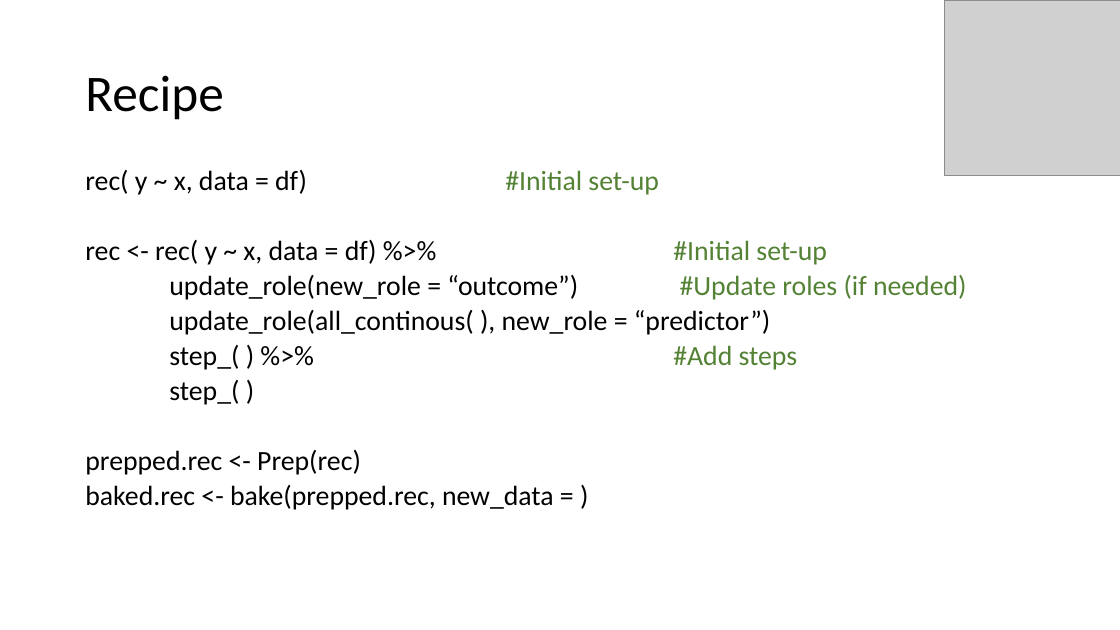
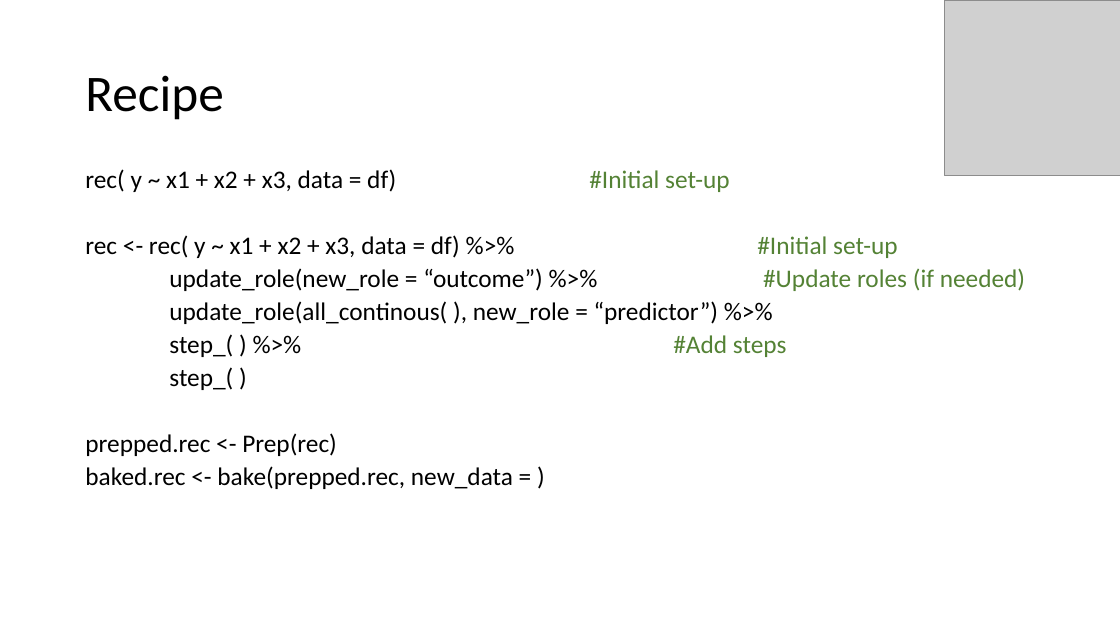
Before and after one commit to The-Kirby-Institute/NLP_Ascend_workshop, a slide deck: slide 7 of Ascend_workshop_coroner_NLP.pptx. Drawn at 1120x630 pixels with LibreOffice and Linux fonts; fonts in the diff are those of the drawing; grey boxes stand for pictures. Boxes give left, top, right and bottom in pixels: in the first picture for what was removed or moved away, otherwise in the second. Text is boxed around its words. In the diff, an @@ line names an element or a change of style, - is before the commit and + after.

```diff
--- a/Ascend_workshop_coroner_NLP.pptx
+++ b/Ascend_workshop_coroner_NLP.pptx
@@ text at (x1=85, y1=169, x2=1025, y2=324): text changed; size 23.8 to 21.7 pt @@
-rec( y ~ x, data = df) #Initial set-up
-rec <- rec( y ~ x, data = df) %>% #Initial set-up
-update_role(new_role = “outcome”) #Update roles (if needed)
-update_role(all_continous( ), new_role = “predictor”)
+rec( y ~ x1 + x2 + x3, data = df) #Initial set-up
+rec <- rec( y ~ x1 + x2 + x3, data = df) %>% #Initial set-up
+update_role(new_role = “outcome”) %>% #Update roles (if needed)
+update_role(all_continous( ), new_role = “predictor”) %>%
@@ text at (x1=85, y1=334, x2=787, y2=489): size 23.8 to 21.7 pt in "step_( ) %>% #Add steps", "step_( )", "prepped.rec <- Prep(rec)", "baked.rec <- bake(prepped.rec, new_data = )" @@
```
Also in this commit, not shown: 2 other slides changed, 5 slides added, 1 slide removed, 3 other files.
